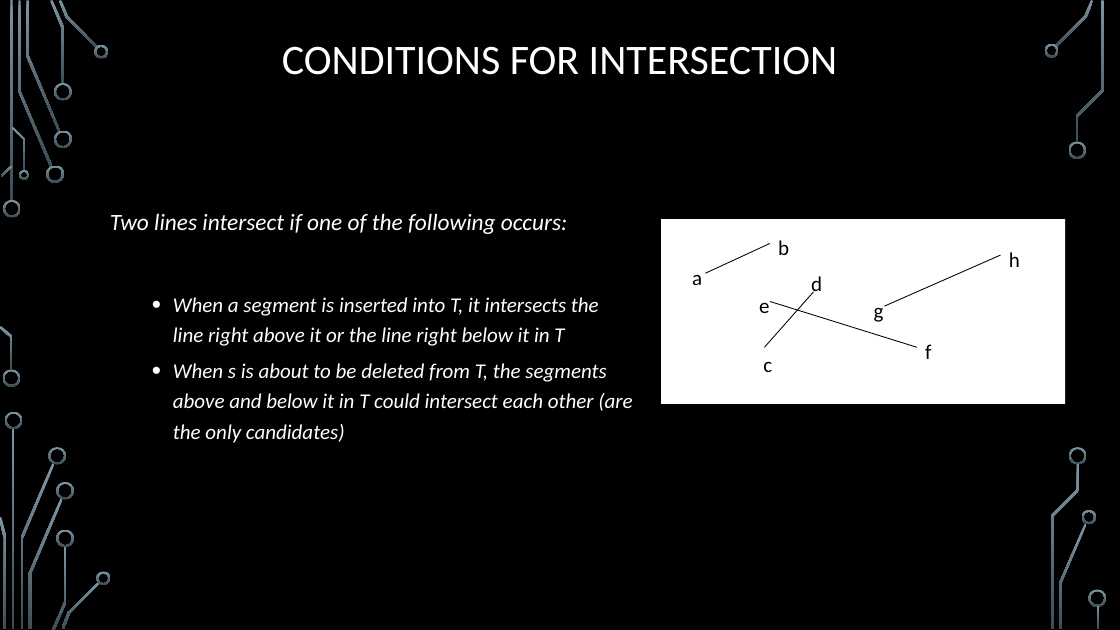
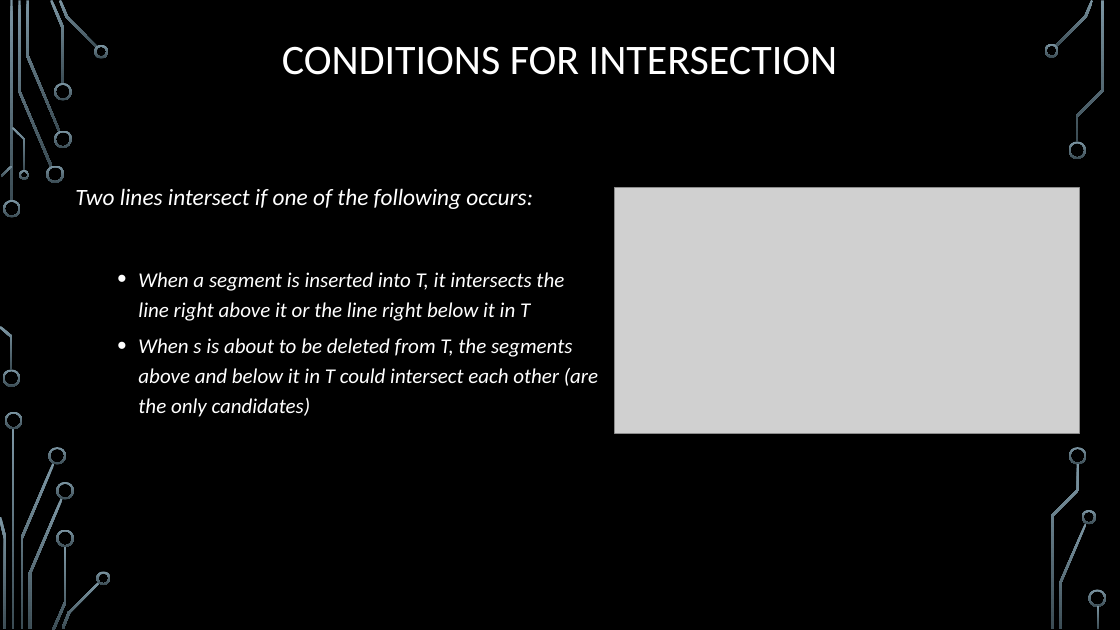
Before and after one commit to janiceeguo/advAlgo, a slide deck: slide 45 of slides/ComputationalGeom-part1-Intersections.pptx. Drawn at 1120x630 pixels with LibreOffice and Linux fonts; fonts in the diff are those of the drawing; grey boxes stand for pictures; background and template pictures are left out. Boxes give left, top, right and bottom in pixels: in the first picture for what was removed or moved away, otherwise in the second. Text is boxed around its words. In the diff, an @@ line names an element or a change of style, - is before the commit and + after.

Commit message:
small changes for lecture.

```diff
--- a/slides/ComputationalGeom-part1-Intersections.pptx
+++ b/slides/ComputationalGeom-part1-Intersections.pptx
@@ text "Two lines intersect if one ...": place and size @@
-text "Two lines intersect if one ..." at box(110, 213, 632, 443)
+text "Two lines intersect if one ..." at box(75, 188, 598, 417)
@@ picture added at box(615, 187, 1080, 434) @@
@@ group removed at box(661, 219, 1065, 404): 8 texts, 4 lines, 1 rectangle @@
-a
-b
-c
-d
-e
-f
-g
-h
```
